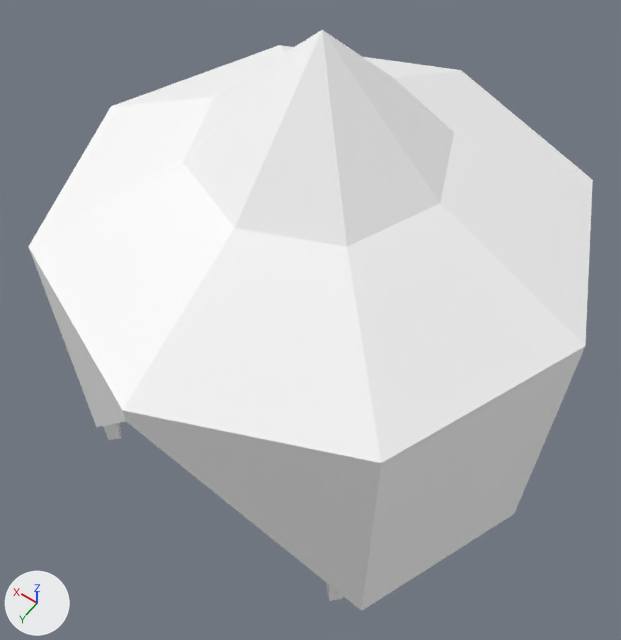
A saved change to the glTF model assets/synty/simple_fantasy/models/SF_BLd_Tent_01.glb.
Rendered twice from a camera (50 mm lens) standing at (-0.042, 0.0607, 0.1138) and looking at (-0.0028, 0.0059, 0.0276). Every picture has the same lights, and +X, +Y and +Z are marked at lower left.

Before the edit, the objects in view are built like this:
```python
mat_lambert1 = principled_material('lambert1')
mat_lambert1.base_color = (1.0, 1.0, 1.0)  # white #ffffff
mat_lambert1.roughness = 0.553
me_mesh = bpy.data.meshes.new('Mesh')
me_mesh.from_pydata(...)  # 42 vertices, 64 faces; spans x -0.0343..0.0343, y -0.0343..0.0343, z 0.0..0.0651
me_mesh.materials.append(mat_lambert1)  # white #ffffff
ob_sf_bld_tent_01 = bpy.data.objects.new('SF_BLd_Tent_01', me_mesh)
ob_sf_bld_tent_01.location = (0.0, 0.0, 0.0)
```
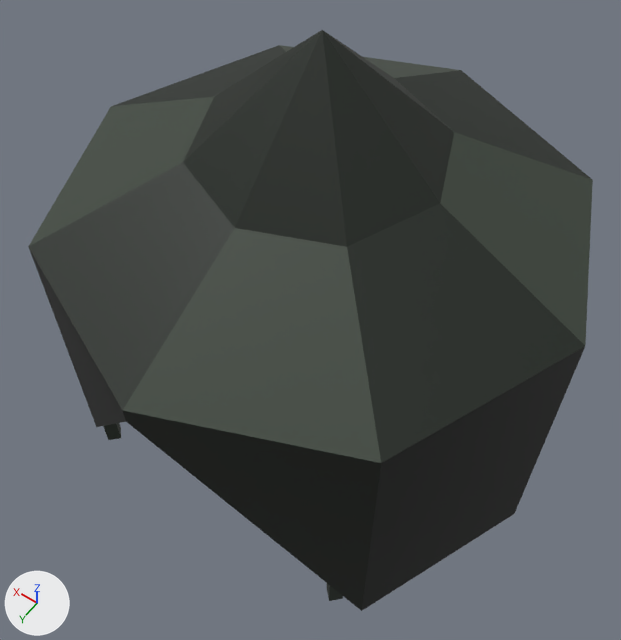
Where the change shows, as pixel boxes (x1, y1, x2, y2) in the pictures (621 x 640 px):
'SF_BLd_Tent_01', surface changed (white to grey): (28, 30, 593, 611) in both

What the commit changed:
Picture 'Undead_Footman_01' (img_undead_footman_01) is new.
In material 'lambert1' (mat_lambert1), base_color is no longer (1.0, 1.0, 1.0), white #ffffff.
In material 'lambert1' (mat_lambert1), texture is now set to img_undead_footman_01.
